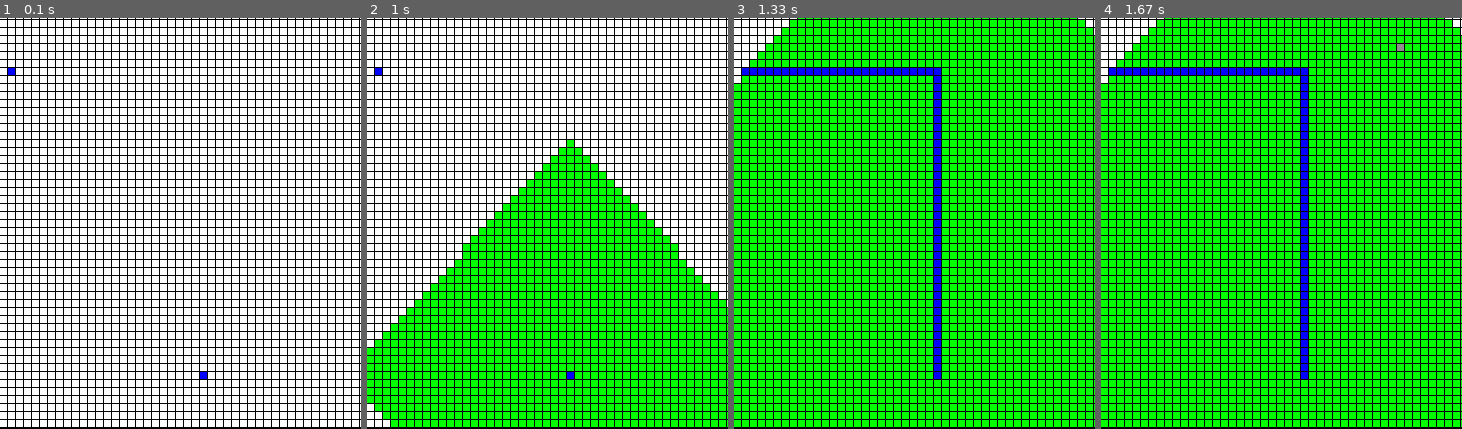
Above: before the commit, frames 1-4 (left to right).
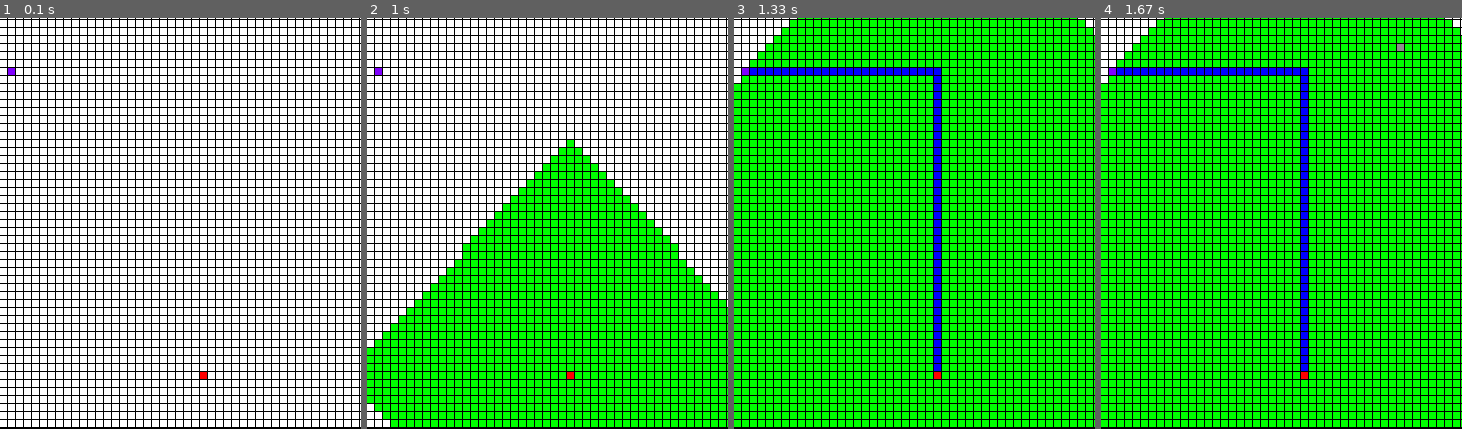
Above: after the commit, the same moments.

Repository: ChrisKneller/pygame-pathfinder
Game: pygame game, started from grid.py
The game is run twice, just before and just after one commit, with the same random seed, the same clock (stepped at 60 frames per second) and the same inputs.
Inputs (mouse positions are % of the whole screen's width and height, from its top left):
- Up to frame 1 (0.1 s): no input
- Up to frame 2 (1 s): move the mouse to (46, 55) at 0.37 s; click "Go" at 0.88 s
- Up to frame 3 (1.33 s): press the mouse at (36, 29) at 1.2 s; move the mouse to (35, 23) at 1.3 s
- Up to frame 4 (1.67 s): release the mouse at (34, 17) at 1.43 s; click (76, 41) at 1.55 s
The pictures show only the part of the screen within x 34-84%, y 38-88%; the shares and areas given below are measured in that part.

The runs differ from the first frame. In frame 1, less than 0.1% of the frame differs, in the area x 2-58%, y 12-88%; in frame 2, less than 0.1%; in frame 3, less than 0.1%; in frame 4, less than 0.1%.

Commit message:
Changed colours

Diff:
--- a/grid.py
+++ b/grid.py
@@ -10,6 +10,8 @@
 GREEN = (0, 255, 0)
 RED = (255, 0, 0)
 BLUE = (0, 0, 255)
+ORANGE = (255, 128, 0)
+PURPLE = (128, 0, 255)
 GREY = (143, 143, 143)
 BROWN = (186, 127, 50)
 DARK_GREEN = (0, 128, 0)
@@ -50,9 +52,9 @@
 
     nodetypes = ['blank', 'start', 'end', 'wall', 'mud']
 
-    colors = {  'regular': {'blank': WHITE, 'start': BLUE, 'end': BLUE, 'wall': GREY, 'mud': BROWN },
-                'visited': {'blank': GREEN, 'start': BLUE, 'end': BLUE, 'wall': GREY, 'mud': DARK_GREEN},
-                'path': {'blank': BLUE, 'start': BLUE, 'end': BLUE, 'wall': GREY, 'mud': DARK_BLUE}}
+    colors = {  'regular': {'blank': WHITE, 'start': RED, 'end': PURPLE, 'wall': GREY, 'mud': BROWN },
+                'visited': {'blank': GREEN, 'start': RED, 'end': PURPLE, 'wall': GREY, 'mud': DARK_GREEN},
+                'path': {'blank': BLUE, 'start': RED, 'end': PURPLE, 'wall': GREY, 'mud': DARK_BLUE}}
 
     distance_modifiers = {'blank': 1, 'start': 1, 'end': 1, 'wall': inf, 'mud': 3}
 
